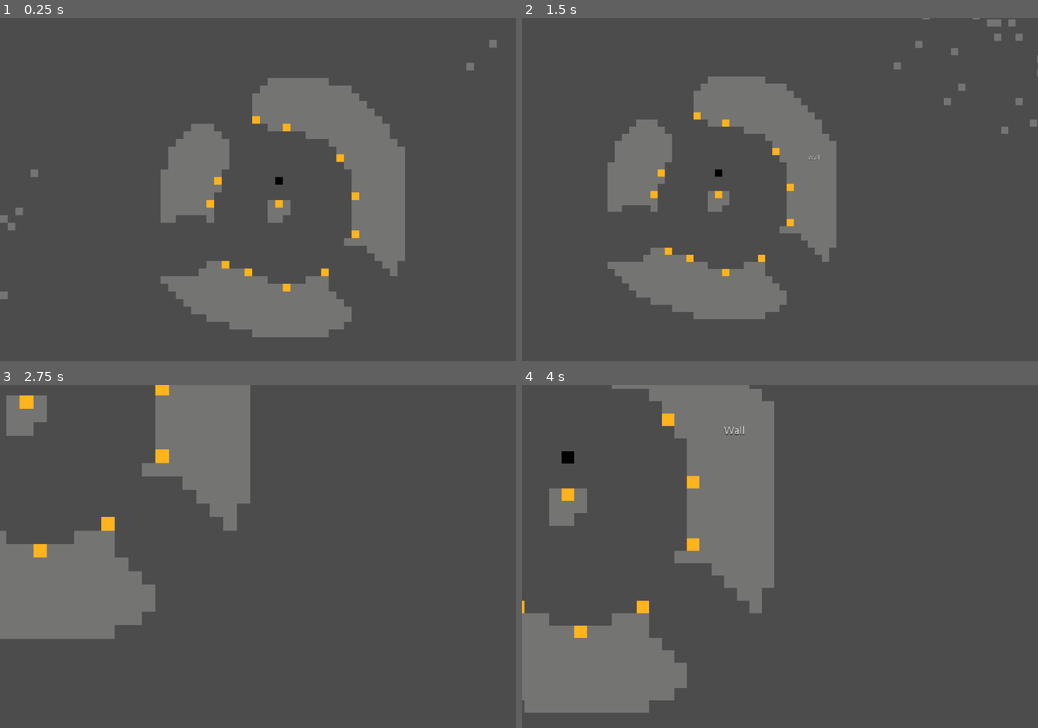
Above: before the commit, frames 1-4 (two rows, left to right).
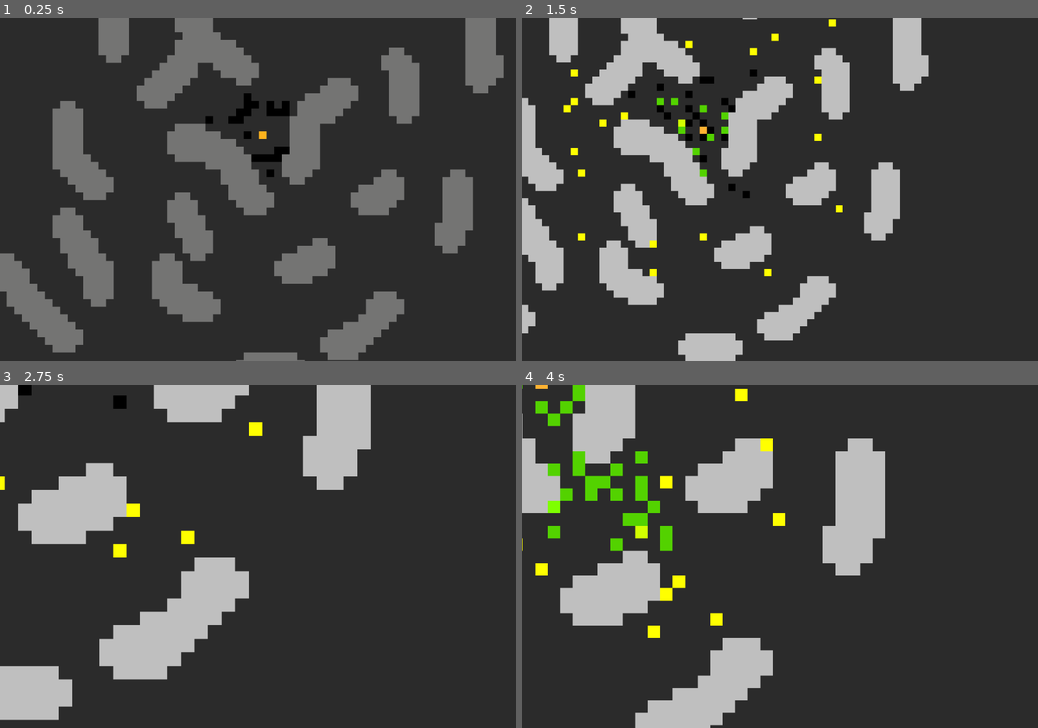
Above: after the commit, the same moments.

Repository: igniseros/Emergence
Game: Godot game, scene res://Sims/Sim.tscn
Same seed, same stepped clock (60 frames per second), same inputs: the game is played once before the commit and once after it.
Inputs (mouse positions are in pixels of both pictures, inside the frame that each line leads up to):
- Up to frame 1 (0.25 s): no input
- Up to frame 2 (1.5 s): tap Enter at 0.5 s; move the mouse to (893, 172) at 0.52 s; hold D 0.53-1.28 s; tap Tab at 0.6, 1.35 s; click (893, 172) at 0.67 s; tap Space at 0.77 s; move the mouse to (676, 206) at 1.27 s; hold S from 1.28 s (still down); click (676, 206) at 1.42 s
- Up to frame 3 (2.75 s): tap Space at 1.52 s; move the mouse to (309, 481) at 2.02 s; release S at 2.03 s; hold D from 2.03 s (still down); hold Shift from 2.03 s (still down); click (309, 481) at 2.17 s; tap Tab at 2.3 s
- Up to frame 4 (4 s): move the mouse to (754, 625) at 2.77 s; release D at 2.78 s; release Shift at 2.78 s; hold W 2.78-3.53 s; tap Tab at 2.85, 3.6 s; click (754, 625) at 2.92 s; tap Space at 3.02, 3.77 s; move the mouse to (934, 607) at 3.52 s; hold A from 3.53 s (still down); click (934, 607) at 3.67 s

The runs differ from the first frame. In frame 1, 95% of the frame differs, in the area x 0-100%, y 0-100%; in frame 2, 100%; in frame 3, 100%; in frame 4, 100%.

Commit message:
Evolving Life Set Up

Diff:
--- a/Dots/Basic/phys_dot.gd
+++ b/Dots/Basic/phys_dot.gd
@@ -14,8 +14,7 @@
 	return false
 
 func set_position( pos : Vector2):
-	var replacement = Dot.new()
-	replacement.position = position
+	var replacement = 0
 	Grid.grid[position.x][position.y] = replacement
 	position = pos
 	Grid.grid[position.x][position.y] = self
--- /dev/null
+++ b/Dots/Parker/Environment/generator_food_2_dot.gd
@@ -0,0 +1,36 @@
+extends PhysDot
+class_name GeneratorFood2Dot
+
+var food_nutrition = 10
+#in food per turn
+var production_chance = .0005
+
+func _init():
+	#set name
+	name = "Food Generator"
+	#set clors
+	color_one = Color(1,.7,.2)
+	color_two = Color(1,.5,0)
+	color_three = Color(1,1,0)
+
+func will_tick():
+	return true
+
+func tick():
+	var box_around = PDF.box_around_self(20)
+	#for each dot in a box sized 2 around self
+	var i=0
+	for dot in PDF.look_at_array(self, box_around):
+		if randf() < production_chance:
+			if dot is Dot and dot.name == "Dot":
+				grid_node.remove_dot(dot)
+				var food = FoodDot.new()
+				food.position = position + box_around[i]
+				food.nutrition = food_nutrition
+				grid_node.insert_dot(food)
+			if not dot is Dot:
+				var food = FoodDot.new()
+				food.position = position + box_around[i]
+				food.nutrition = food_nutrition
+				grid_node.insert_dot(food)
+		i+=1
--- a/Dots/Parker/Environment/generator_food_dot.gd
+++ b/Dots/Parker/Environment/generator_food_dot.gd
@@ -1,7 +1,7 @@
 extends PhysDot
 class_name GeneratorFoodDot
 
-var food_nutrition = 100
+var food_nutrition = 1
 
 func _init():
 	#set name
--- a/Dots/Parker/Environment/killer_wall.gd
+++ b/Dots/Parker/Environment/killer_wall.gd
@@ -1,7 +1,7 @@
 extends PhysDot
 class_name KillerWallDot
 
-var chance = .2
+var chance = .5
 
 func _init():
 	#set name
--- a/Dots/Parker/Life/Basic/food_dot.gd
+++ b/Dots/Parker/Life/Basic/food_dot.gd
@@ -1,7 +1,7 @@
 extends PhysDot
 class_name FoodDot
 
-var nutrition = 10
+var nutrition = 100
 
 func _init():
 	#set name
--- a/Dots/Parker/Life/Basic/life_dot.gd
+++ b/Dots/Parker/Life/Basic/life_dot.gd
@@ -4,6 +4,7 @@
 var energy : float = 0
 var efficency : float = 1
 var alive = true
+var basil_metabolic_rate = 1
 
 func _init():
 	#set name
@@ -14,13 +15,20 @@
 	color_three = Color(0,1,0)
 
 func tick():
+	use_energy(basil_metabolic_rate)
+	if(alive):
+		life_tick()
+
+func life_tick():
 	pass
 
 func will_tick():
 	return true
 
-func use_energy(e):
+func use_energy(e, killed = false):
 	energy -= float(e) / efficency
+	if(energy < 0):
+		die(killed)
 
 func walk(d : Vector2):
 	if(d.length() >= 2):
@@ -38,10 +46,13 @@
 	else:
 		die()
 
-func die():
+func die(killed = false):
 	if alive:
 		alive = false
-		post_death()
+		var g = grid_node
+		grid_node.remove_dot(self)
+		if not killed:
+			post_death(g)
 
-func post_death():
+func post_death(g):
 	pass
--- a/Dots/Parker/Life/Basic/native__life_dot.gd
+++ b/Dots/Parker/Life/Basic/native__life_dot.gd
@@ -62,9 +62,7 @@
 
 	return false
 
-func post_death():
-	var g = grid_node
-	grid_node.remove_dot(self)
+func post_death(g):
 	var food = FoodDot.new()
 	food.position = position
 	food.nutrition = 0.1 + (energy * death_efficeny)
--- a/Dots/Parker/Life/Evolution 1/evolving_life_dot.gd
+++ b/Dots/Parker/Life/Evolution 1/evolving_life_dot.gd
@@ -2,14 +2,16 @@
 class_name EvolvingLifeDot
 
 var behavior : Behavior
-var reproduction_energy_thresh = 15
-var reproduction_cost = 7
+var reproduction_energy_thresh = 2.5
+var reproduction_cost = 2
 var death_efficeny = .5
 var reproduction_chance = .5
-var mutation_scale_p = .15
-var mutation_scale_s = 10
+var mutation_scale_p = .1
+var mutation_scale_s = .2
+var mutation_chance = .7
 var generation = 0
-var possible_step_list = [StepEat,StepEat,StepWait,StepRandomWalk,StepRandomJump,StepAttack]
+var mutations = 0
+var possible_step_list = [StepEat,StepAttack,StepRandomWalk,StepRandomJump]
 var children = []
 
 func _init():
@@ -22,14 +24,15 @@
 	color_three = Color(0,0,0)
 
 	energy = reproduction_cost
-	efficency = 2
+	efficency = 50
 
 	behavior = Behavior.new()
-	behavior.steps.append_array([StepRandomWalk.new(),StepEat.new()])
+	behavior.steps.append_array([StepEat.new(),StepRandomWalk.new()])
 
-func tick():
+func life_tick():
 	if energy > reproduction_energy_thresh and randf() < reproduction_chance:
-		reproduce()
+		while energy > reproduction_energy_thresh:
+			if not reproduce(): break
 	else:
 		behavior.step(self)
 
@@ -40,22 +43,23 @@
 	for dot in in_box:
 		#find empty spot
 		if not dot is Dot:
+			energy -= reproduction_cost
 			var child = get_script().new() as EvolvingLifeDot
+			child.generation += 1 + generation
+			var newBegavior = Behavior.new()
+			newBegavior.steps =  behavior.steps.duplicate()
+			child.behavior = newBegavior
 			#set postion
 			child.position = position + PDF.box_around[i]
-			child.generation += 1 + generation
-			child.behavior.mutate_steps(mutation_scale_s,possible_step_list)
-			child.behavior.mutate_parameters(mutation_scale_p)
-			child.mutation_scale_s += rand_range(-1*mutation_scale_p,mutation_scale_p) * mutation_scale_p
-			child.mutation_scale_p += rand_range(-1*mutation_scale_p,mutation_scale_p) * mutation_scale_p
-			child.reproduction_chance += rand_range(-1*mutation_scale_p,mutation_scale_p) * mutation_scale_p
-			child.reproduction_cost += rand_range(-1*mutation_scale_p,mutation_scale_p) * mutation_scale_p
-			child.reproduction_energy_thresh *= 1 + rand_range(-1*mutation_scale_p,mutation_scale_p) * mutation_scale_p
-			child.color_one += Color(rand_range(0,.1),rand_range(0,.1),rand_range(0,.1))
+			#possibly mutate
+			if randf() <= mutation_chance:
+				child = mutate_child(child)
+			#set color
+			for step in child.behavior.steps:
+				child.color_one += step.get_color_mod() / child.behavior.steps.size()
 			#add him to the grid
 			grid_node.insert_dot(child)
 			children.append(child)
-			energy -= reproduction_cost
 
 			#return
 			return true
@@ -63,10 +67,19 @@
 
 	return false
 
-func post_death():
-	var g = grid_node
-	grid_node.remove_dot(self)
+func post_death(g):
 	var food = FoodDot.new()
 	food.position = position
 	food.nutrition = reproduction_cost + (energy * death_efficeny)
 	g.insert_dot(food)
+
+func mutate_child(child):
+	child.mutations = mutations + 1
+	child.behavior.mutate_steps(mutation_scale_s,possible_step_list)
+	child.behavior.mutate_parameters(mutation_scale_p)
+	child.mutation_scale_s += rand_range(-1*mutation_scale_p,mutation_scale_p) * mutation_scale_p
+	child.mutation_scale_p += rand_range(-1*mutation_scale_p,mutation_scale_p) * mutation_scale_p
+	child.reproduction_chance += rand_range(-1*mutation_scale_p,mutation_scale_p) * mutation_scale_p
+	child.reproduction_cost += rand_range(-1*mutation_scale_p,mutation_scale_p) * mutation_scale_p
+	child.reproduction_energy_thresh *= 1 + rand_range(-1*mutation_scale_p,mutation_scale_p) * mutation_scale_p
+	return child
--- a/Parkers Systems/Evolution/Behavioral/Behavior.gd
+++ b/Parkers Systems/Evolution/Behavioral/Behavior.gd
@@ -4,6 +4,7 @@
 var spot = 0
 
 func step(dot : LifeDot):
+	spot = spot % steps.size()
 	var s = steps[spot] as Step
 	s.play(dot)
 	spot = (spot + 1) % steps.size()
@@ -24,8 +25,8 @@
 	#scale just means more edits
 	while i >= 1:
 		i-=1
-		var choice = floor(rand_range(-4,3))
-		var insert_spot = floor(rand_range(0,steps.size()))
+		var choice = floor(rand_range(0,4))
+		var insert_spot = floor(rand_range(1,steps.size()))
 		#choice one is insertrandom step
 		if choice <= 0:
 			steps.append(step_list[floor(rand_range(0,step_list.size()))].new())
@@ -34,5 +35,5 @@
 			steps.remove(insert_spot)
 			steps.insert(insert_spot,step_list[floor(rand_range(0,step_list.size()))].new())
 		#random remove
-		if choice == 3 and steps.size() > 1:
+		if choice >= 3 and steps.size() > 1:
 			steps.remove(insert_spot)
--- a/Parkers Systems/Evolution/Behavioral/Step.gd
+++ b/Parkers Systems/Evolution/Behavioral/Step.gd
@@ -14,3 +14,6 @@
 #plays the step, parameters must be correct amount and be floats between 0 and 1
 func play(dot : LifeDot):
 	pass
+
+func get_color_mod():
+	return Color(0,0,0)
--- a/Parkers Systems/Evolution/Behavioral/Steps/attack_step.gd
+++ b/Parkers Systems/Evolution/Behavioral/Steps/attack_step.gd
@@ -1,8 +1,11 @@
 extends Step
 class_name StepAttack
 
-#repeats[1,10] and damage[.1-1.5]
-var p = [0.5, 0.5]
+var kills = 0
+const damage_scale = 3
+var efficency = .25
+#repeats[1,10] and damage[1-15]
+var p = [0.2, 0.2]
 
 func _init():
 	name = "Attack"
@@ -15,14 +18,19 @@
 
 #plays the step, parameters must be correct amount and be floats between 0 and 1
 func play(dot : LifeDot):
-	dot.color_one.r = 1*p[0]
 	var repeats = ceil(p[0] * 10)
-	var damage = ceil(p[1]*15)/10.0
+	var damage = p[1]*damage_scale
 	var in_box_around = PDF.look_at_array(dot,PDF.box_around)
 
 	for i in range(repeats):
 		var spot = floor(rand_range(0,8))
 		#get random spot and attempt attack
 		if in_box_around[spot] is LifeDot:
-			dot.use_energy(damage)
-			in_box_around[spot].die()
+			dot.use_energy(damage / dot.efficency)
+			var before = in_box_around[spot].energy
+			in_box_around[spot].use_energy(damage * dot.efficency)
+			var diffrence = before - in_box_around[spot].energy
+			dot.energy += diffrence * efficency
+
+func get_color_mod():
+	return Color(1,0,0)
--- a/Parkers Systems/Evolution/Behavioral/Steps/eat_step.gd
+++ b/Parkers Systems/Evolution/Behavioral/Steps/eat_step.gd
@@ -13,6 +13,7 @@
 
 #plays the step, parameters must be correct amount and be floats between 0 and 1
 func play(dot : LifeDot):
+	#dot.use_energy(.1)
 	#look at the box around myself
 	var in_box = PDF.look_at_array(dot,PDF.box_around)
 	for ndot in in_box:
@@ -25,3 +26,6 @@
 			dot.grid_node.remove_dot(ndot)
 			#end turn
 			return
+
+func get_color_mod():
+	return Color(.5,1,0)
--- a/Parkers Systems/Evolution/Behavioral/Steps/random_jump_step.gd
+++ b/Parkers Systems/Evolution/Behavioral/Steps/random_jump_step.gd
@@ -1,5 +1,7 @@
 extends Step
 class_name StepRandomJump
+
+var scale = 2
 
 var p = [0.5,0.5]
 func _init():
@@ -13,4 +15,7 @@
 
 #plays the step, parameters must be correct amount and be floats between 0 and 1
 func play(dot : LifeDot):
-	dot.jump(Vector2(ceil(p[0]*11)-6, ceil(p[1]*11)-6 ))
+	dot.jump(Vector2(ceil(p[0]*(scale+1))-(scale/2 + 1), ceil(p[1]*(scale+1))-((scale/2 + 1)) ))
+
+func get_color_mod():
+	return Color(0,0,1)
--- a/Parkers Systems/Evolution/Behavioral/Steps/random_walk_step.gd
+++ b/Parkers Systems/Evolution/Behavioral/Steps/random_walk_step.gd
@@ -14,3 +14,6 @@
 #plays the step, parameters must be correct amount and be floats between 0 and 1
 func play(dot : LifeDot):
 	dot.walk(PDF.rand_direction())
+
+func get_color_mod():
+	return Color(0,0,0.05)
--- a/Sims/MapViewer.gd
+++ b/Sims/MapViewer.gd
@@ -24,11 +24,19 @@
 			$Stats.set_position(node.position + Vector2(0,-1))
 			$Stats.text = node.name
 			if(node is EvolvingLifeDot):
-				node = node as EvolvingLifeDot
-				$Stats.set_position(node.position + Vector2(0,-3 + node.behavior.steps.size()))
-				$Stats.text += "\n Generation: " + str(node.generation)
-				for i in range(node.behavior.steps.size()):
-					var step = node.behavior.steps[i] as Step
-					$Stats.text += "\n " + str(node.behavior.steps[i].name)
-					for p in step.get_parameters():
-						$Stats.text += " [" + str(p) + "] "
+				addEvolvingLifeInfo(node)
+			if(node is FoodDot):
+				addFoodInfo(node)
+
+func addEvolvingLifeInfo(node : EvolvingLifeDot):
+	node = node as EvolvingLifeDot
+	$Stats.set_position(node.position + Vector2(0,-3 - node.behavior.steps.size()))
+	$Stats.text += ", energy: " + str(node.energy) + "\n Generation: " + str(node.generation)  + " Age: " + str(node.time) + "\n Mutations: " + str(node.mutations)
+	for i in range(node.behavior.steps.size()):
+		var step = node.behavior.steps[i] as Step
+		$Stats.text += "\n " + str(node.behavior.steps[i].name)
+		for p in step.get_parameters():
+			$Stats.text += " [" + str(p) + "] "
+
+func addFoodInfo(node: FoodDot):
+	$Stats.text += ": " + str(node.nutrition)
--- a/Sims/Sim.gd
+++ b/Sims/Sim.gd
@@ -1,7 +1,7 @@
 extends Node2D
 
 export var use_timer = false
-var paused = false
+export var paused = false
 
 onready var grid_node = $GridNode
 
@@ -42,3 +42,4 @@
 	if event is InputEventKey:
 		if event.pressed and event.scancode == KEY_TAB:
 			paused = not paused
+			grid_node.update()
--- a/Sims/Sim.tscn
+++ b/Sims/Sim.tscn
@@ -3,13 +3,13 @@
 [ext_resource path="res://simple_camera.gd" type="Script" id=1]
 [ext_resource path="res://grid_node.gd" type="Script" id=2]
 [ext_resource path="res://Sims/Sim.gd" type="Script" id=3]
-[ext_resource path="res://Maps/Parker/Life/life_009.png" type="Texture" id=4]
+[ext_resource path="res://Maps/Parker/Life/life_011.png" type="Texture" id=4]
 [ext_resource path="res://Sims/MapViewer.gd" type="Script" id=5]
 
 [node name="Sim" type="Node2D"]
 script = ExtResource( 3 )
-time = 10000
-progress_delta = 0.5
+paused = true
+progress_delta = 1.0
 
 [node name="MapViewer" type="Sprite" parent="."]
 scale = Vector2( 8, 8 )
@@ -39,9 +39,10 @@
 size_x = 2048
 size_y = 2048
 cheap_draw = true
+draw_per = 20
 
 [node name="Camera2D" type="Camera2D" parent="."]
-position = Vector2( 1070, 1141 )
+position = Vector2( 1607, 2909 )
 current = true
 zoom = Vector2( 0.5, 0.5 )
 smoothing_enabled = true
--- a/project.godot
+++ b/project.godot
@@ -38,6 +38,11 @@
 "class": "FoodDot",
 "language": "GDScript",
 "path": "res://Dots/Parker/Life/Basic/food_dot.gd"
+}, {
+"base": "PhysDot",
+"class": "GeneratorFood2Dot",
+"language": "GDScript",
+"path": "res://Dots/Parker/Environment/generator_food_2_dot.gd"
 }, {
 "base": "PhysDot",
 "class": "GeneratorFoodDot",
@@ -116,6 +121,7 @@
 "Dot": "",
 "EvolvingLifeDot": "",
 "FoodDot": "",
+"GeneratorFood2Dot": "",
 "GeneratorFoodDot": "",
 "KillerCrawlDot": "",
 "KillerCrawlFriendDot": "",
@@ -180,4 +186,5 @@
 
 [rendering]
 
+environment/default_clear_color=Color( 0.172549, 0.172549, 0.172549, 1 )
 environment/default_environment="res://default_env.tres"
--- a/the_great_connection.gd
+++ b/the_great_connection.gd
@@ -2,7 +2,7 @@
 #todo - figure how to extend
 var XD = {"dot" : Dot, "wall" : WallDot, "food" : FoodDot, "crawl" : CrawlDot}
 var COLOR = {Color("#757574") : WallDot, Color("#ffff00") : FoodDot, Color("#ff00ff") : CrawlDot, Color("#f087f3") : CrawlFriendDot,
-Color("#b6ff67") : NativeLifeDot, Color("#ffb41e"): GeneratorFoodDot, Color("#ff0000") : KillerWallDot, Color("ff0080") : KillerCrawlDot, Color("ff6c80"): KillerCrawlFriendDot,
+Color("#b6ff67") : NativeLifeDot, Color("#ffb41e"): GeneratorFood2Dot, Color("#ff0000") : KillerWallDot, Color("ff0080") : KillerCrawlDot, Color("ff6c80"): KillerCrawlFriendDot,
 Color("#000000") : EvolvingLifeDot}
 
 func add_color_connection(color,dot):
Binary file added: Maps/Parker/Life/life_010.png
Not shown, added: Maps/Parker/Life/life_010.png.import
Binary file added: Maps/Parker/Life/life_011.png
Not shown, added: Maps/Parker/Life/life_011.png.import
